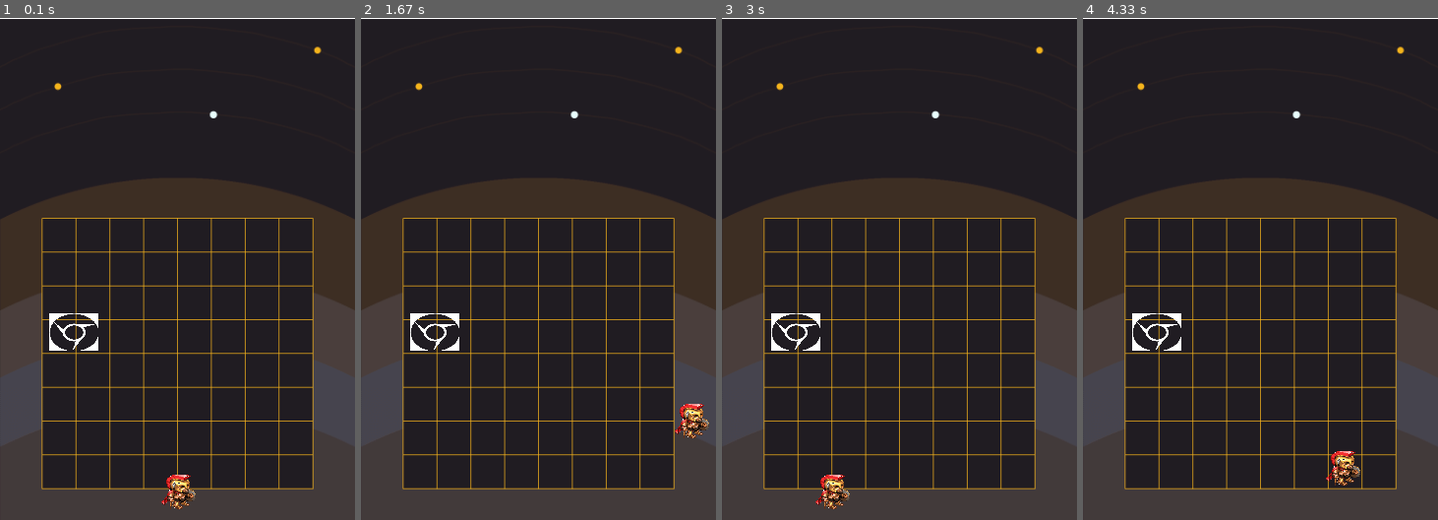
Above: before the commit, frames 1-4 (left to right).
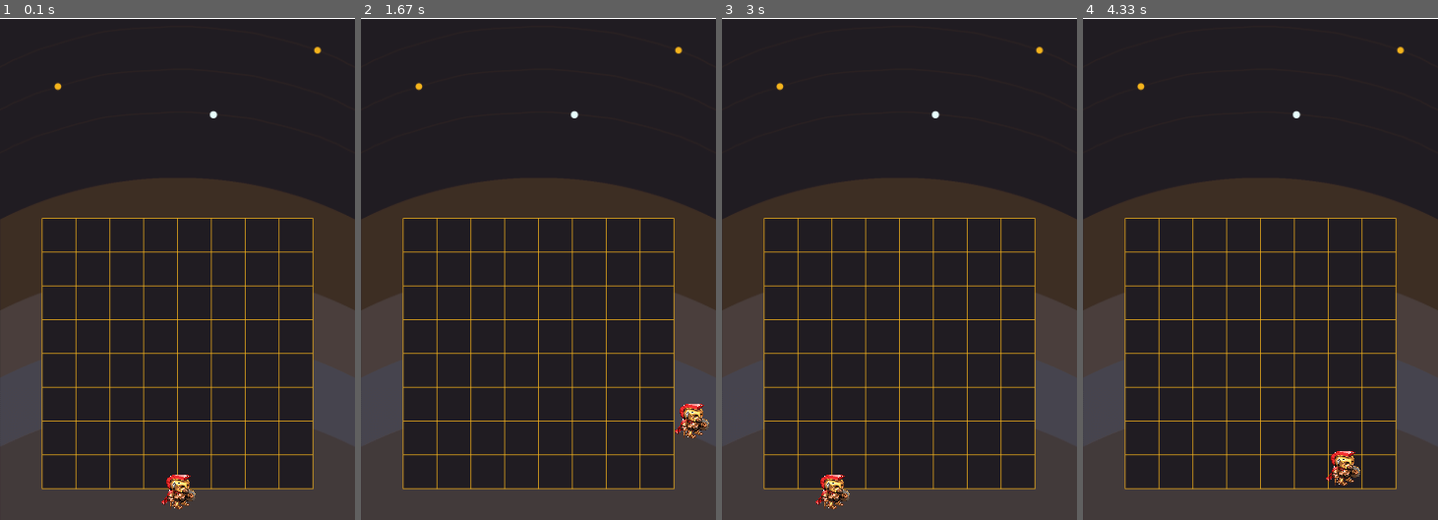
Above: after the commit, the same moments.

Repository: alkihuri/Python_Tue_1700
Game: pygame game, started from PythonGroup/Module 4/Lesson 3.0 Labyrinth 2.0/LessonExample.py
Two runs of this game, one before a commit and one after it. Both use one fixed random seed, a clock stepped at 60 frames per second and the inputs below.
Inputs:
- Up to frame 1 (0.1 s): no input
- Up to frame 2 (1.67 s): hold Right 0.33-0.8 s; hold Up 0.83-1.13 s; hold Right 1.17-1.63 s
- Up to frame 3 (3 s): hold Left 1.67-2.2 s; hold Down 2.23-2.53 s; hold Left 2.57-2.97 s
- Up to frame 4 (4.33 s): hold Up 3-3.37 s; hold Right 3.4-4.03 s; hold Down from 4.07 s (still down)

The runs differ from the first frame. In frame 1, 0.4% of the frame differs, in the area x 13-28%, y 58-67%; in frame 2, 0.4%; in frame 3, 0.4%; in frame 4, 0.4%.

Commit message:
ready template

Diff:
--- a/PythonGroup/Module 4/Lesson 3.0 Labyrinth 2.0/LessonExample.py
+++ b/PythonGroup/Module 4/Lesson 3.0 Labyrinth 2.0/LessonExample.py
@@ -20,20 +20,6 @@
 screen = pygame.display.set_mode((WIDTH, HEIGHT))
 pygame.display.set_caption("Labyrinth / Demo ")
 clock = pygame.time.Clock()
-
-class Wall(pygame.sprite.Sprite):
-    def __init__(self, posX,poxY):
-        pygame.sprite.Sprite.__init__(self)
-        self.image = pygame.transform.scale(wall_img, (50, 38))
-        self.image.set_colorkey(BLACK)
-        self.rect = self.image.get_rect()
-        self.rect.centerx = WIDTH / 2
-        self.rect.bottom = HEIGHT - 10
-        self.rect.x = posX
-        self.rect.y = poxY
-    posX = 0
-    posY = 0
-
 
 class Player(pygame.sprite.Sprite):
     speedx = 0
@@ -74,35 +60,24 @@
 
 
 def DrawWin():
-    screen = pygame.display.set_mode((800  , HEIGHT))
-    pygame.display.set_caption("Win / Demo ")
     background = pygame.image.load(path.join(img_dir, "win.jpg")).convert()
-    background_rect = background.get_rect()
-    screen.blit(background, background_rect)
-    pygame.display.flip()
-
-def DrawGame():
+    screen.clear()
     screen.fill(BLACK)
     screen.blit(background, background_rect)
     all_sprites.draw(screen)
-    pygame.display.flip()
+    print("Win!")
 
 
 background = pygame.image.load(path.join(img_dir, "labyrinth_field.png")).convert()
 background_rect = background.get_rect()
 player_img = pygame.image.load(path.join(img_dir, "player.png")).convert()
-wall_img =  pygame.image.load(path.join(img_dir, "wall.png")).convert()
-
 
 all_sprites = pygame.sprite.Group()
 player = Player()
-wall = Wall(50,300)
 all_sprites.add(player)
-all_sprites.add(wall)
 
 # Цикл игры
 running = True
-win = False
 while running:
     # Держим цикл на правильной скорости
     clock.tick(FPS)
@@ -112,13 +87,11 @@
         if event.type == pygame.QUIT:
             running = False
     all_sprites.update()
-    if win == False:
-        DrawGame()
-    else:
+    if player.rect.y < 200:
         DrawWin()
-    win = player.rect.y < 166
-
-    if sprite.collide_rect(player,wall):
-        DrawWin()
-
-    print(player.rect.y)
+    # Рендеринг
+    screen.fill(BLACK)
+    screen.blit(background, background_rect)
+    all_sprites.draw(screen)
+    # После отрисовки всего, переворачиваем экран (просто нужно)
+    pygame.display.flip()
